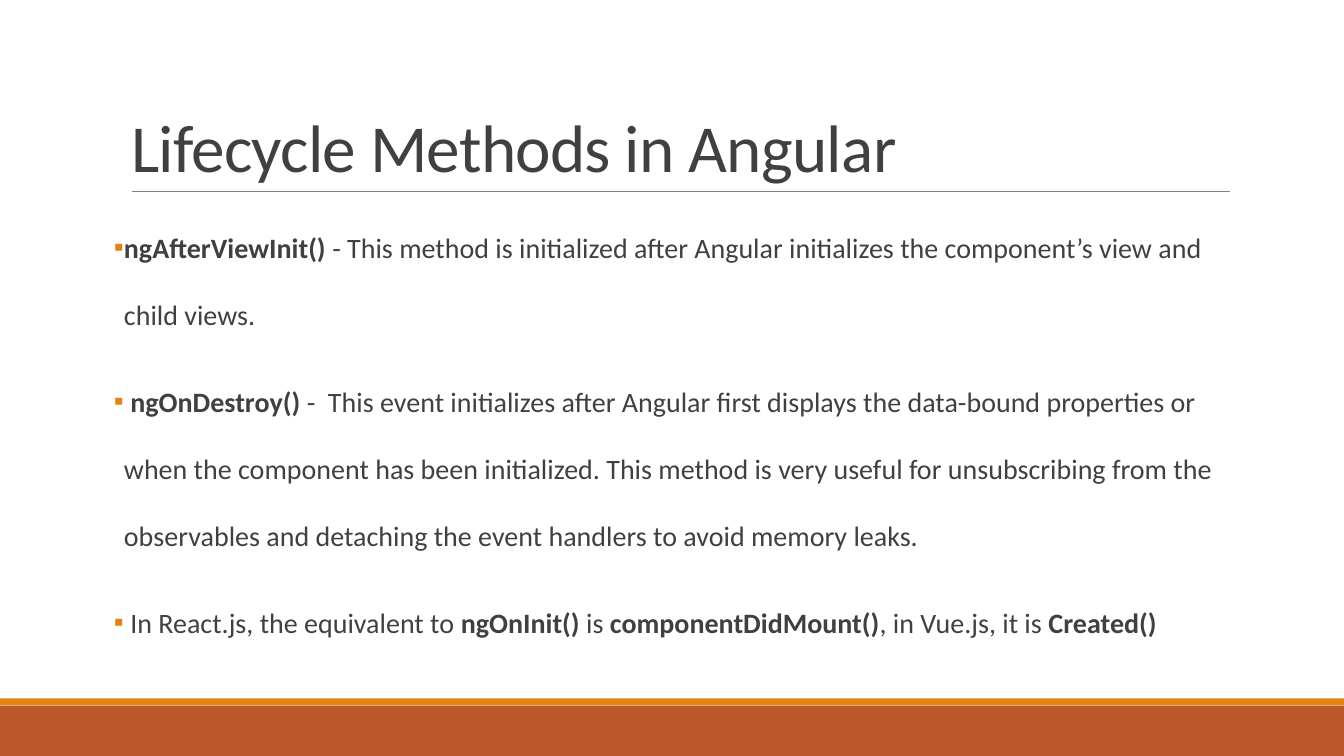
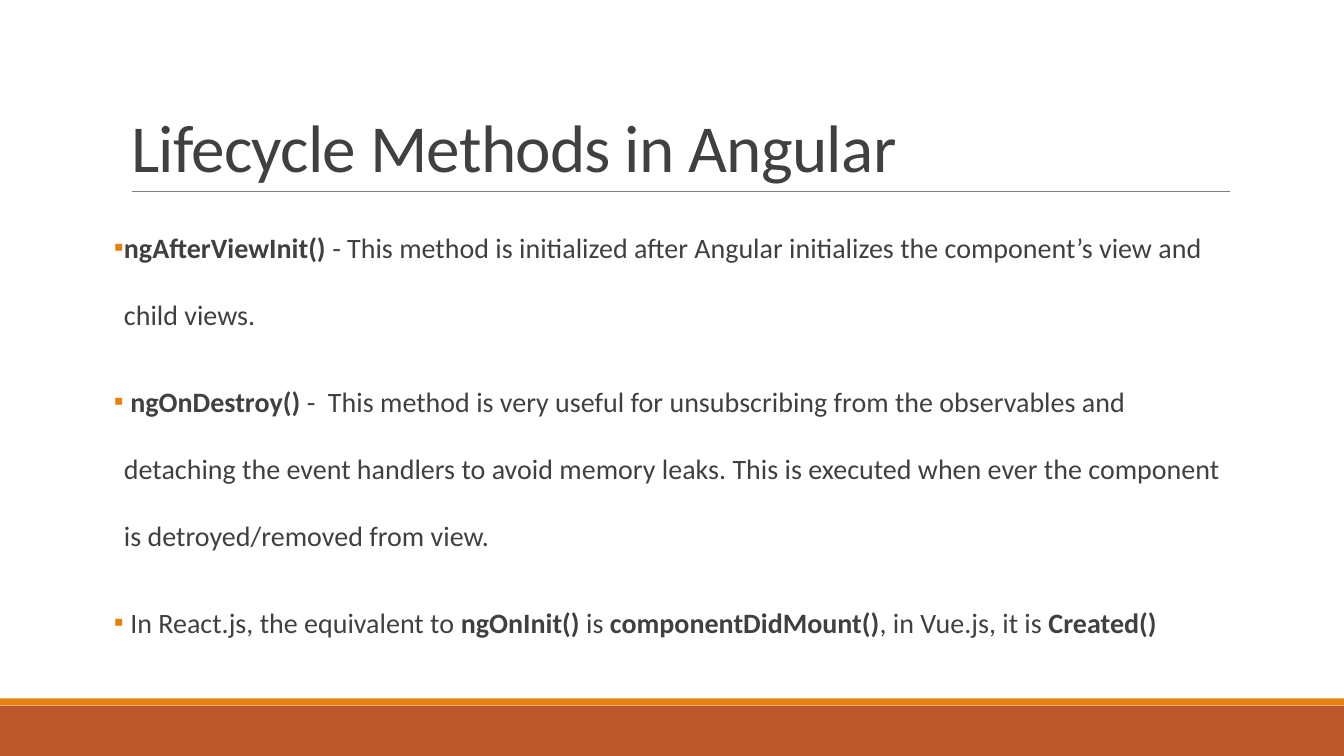
Before and after one commit to alamgirqazi/mobile-application-development-course, a slide deck: slide 6 of lecture 5/Lecture 5 - Mobile Application Development.pptx. Drawn at 1344x756 pixels with LibreOffice and Linux fonts; fonts in the diff are those of the drawing. Boxes give left, top, right and bottom in pixels: in the first picture for what was removed or moved away, otherwise in the second. Text is boxed around its words. In the diff, an @@ line names an element or a change of style, - is before the commit and + after.

Commit message:
fixed typo in lecture

```diff
--- a/lecture 5/Lecture 5 - Mobile Application Development.pptx
+++ b/lecture 5/Lecture 5 - Mobile Application Development.pptx
@@ text at (x1=124, y1=391, x2=1219, y2=551): text changed @@
-▪ ngOnDestroy() - This event initializes after Angular first displays the data-bound properties or when the component has been initialized. This method is very useful for unsubscribing from the observables and detaching the event handlers to avoid memory leaks.
+▪ ngOnDestroy() - This method is very useful for unsubscribing from the observables and detaching the event handlers to avoid memory leaks. This is executed when ever the component is detroyed/removed from view.
```
Also in this commit, not shown: 1 other file.
